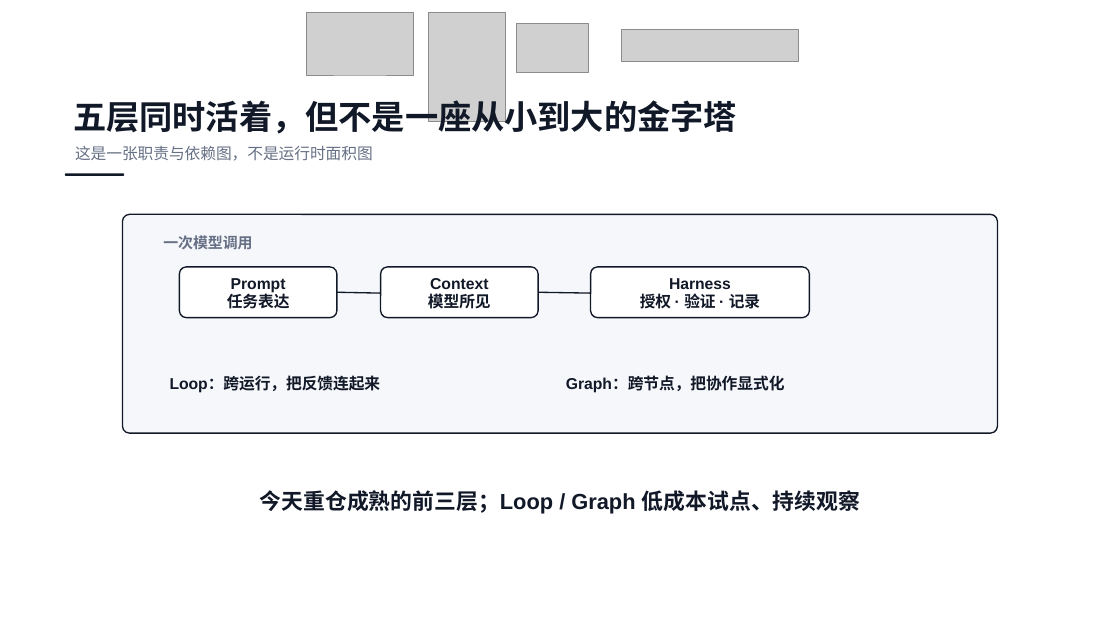
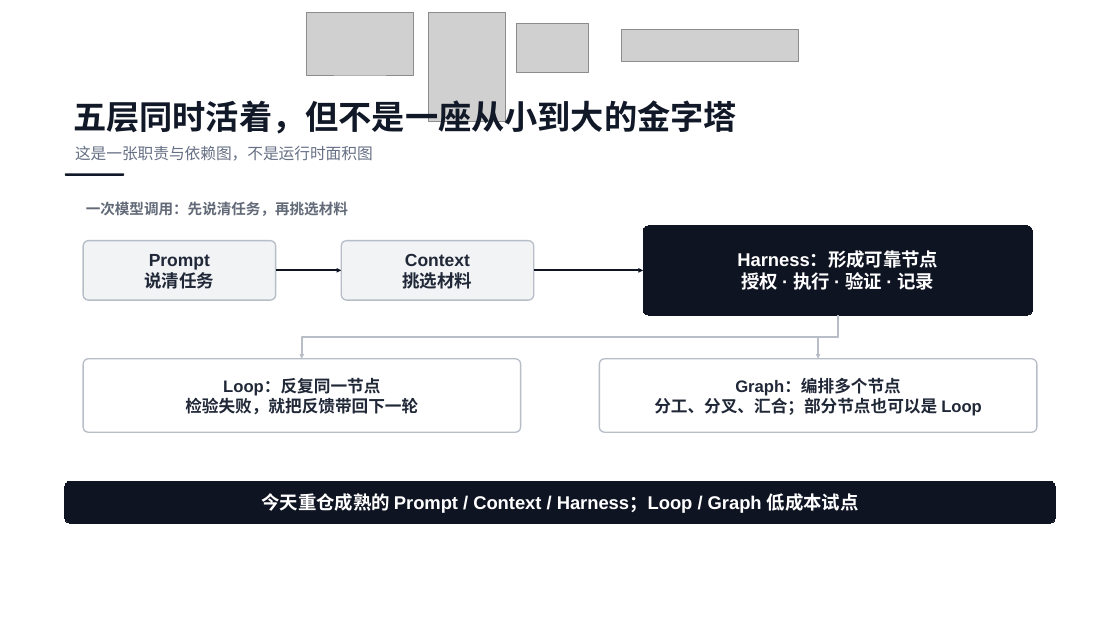
Before and after one commit to ethan-jiang-1/ai_dev_sdlc_aidc, a slide deck: slide 8 of talk-ai-coding-evolution/05_output/v3/OPC航海指南-harness-v3.pptx. Drawn at 1120x630 pixels with LibreOffice and Linux fonts; fonts in the diff are those of the drawing; grey boxes stand for pictures. Boxes give left, top, right and bottom in pixels: in the first picture for what was removed or moved away, otherwise in the second. Text is boxed around its words. In the diff, an @@ line names an element or a change of style, - is before the commit and + after.

```diff
--- a/talk-ai-coding-evolution/05_output/v3/OPC航海指南-harness-v3.pptx
+++ b/talk-ai-coding-evolution/05_output/v3/OPC航海指南-harness-v3.pptx
@@ text at (86, 201, 348, 216): text changed; size 12.8 to 12.5 pt; text colour #667085 to #626A78 @@
-一次模型调用
+一次模型调用：先说清任务，再挑选材料
@@ rounded rectangle removed at (123, 214, 998, 433) @@
@@ rounded rectangle "Harness：形成可靠节点": place and size @@
-rounded rectangle "Harness：形成可靠节点" at (591, 267, 809, 318)
+rounded rectangle "Harness：形成可靠节点" at (644, 226, 1033, 315)
@@ rounded rectangle "Harness：形成可靠节点" at (644, 226, 1033, 315): fill #FFFFFF to #0F1423; outline #111827 1.13 pt to #0F1423 0 pt; proportions changed @@
@@ rounded rectangle "Prompt": place and size @@
-rounded rectangle "Prompt" at (180, 267, 338, 318)
+rounded rectangle "Prompt" at (83, 240, 276, 300)
@@ rounded rectangle "Prompt" at (83, 240, 276, 300): fill #FFFFFF to #F1F3F5; outline #111827 1.13 pt to #B8BEC8 1.13 pt; proportions changed @@
@@ text in rounded rectangle at (149, 254, 210, 270): size 13.5 to 15 pt, text colour #111827 to #202737 in "Prompt" @@
@@ rounded rectangle added at (341, 240, 534, 300), fill #F1F3F5, outline #B8BEC8 1.13 pt, 15 pt, text #202737, bold @@
+Context
+挑选材料
@@ rounded rectangle removed at (381, 267, 539, 318) @@
-Context
-模型所见
@@ text in rounded rectangle at (737, 252, 938, 290): text changed; size 13.5 to 15.8 pt; text colour #111827 to #FFFFFF @@
-Harness
-授权 · 验证 · 记录
+Harness：形成可靠节点
+授权 · 执行 · 验证 · 记录
@@ text in rounded rectangle at (144, 272, 214, 289): text changed; size 13.5 to 15 pt; text colour #111827 to #202737 @@
-任务表达
+说清任务
@@ line moved from (337, 292) - (381, 293) to (276, 271) - (341, 271) @@
@@ line (276, 271) - (341, 271): line to arrow; stroke #111827 1.13 pt to #0F1423 1.5 pt @@
@@ arrow added from (534, 271) to (644, 271), #0F1423 1.5 pt @@
@@ line removed from (539, 292) to (591, 293) @@
@@ elbow arrow added from (838, 315) to (302, 359), #B8BEC8 1.5 pt @@
@@ elbow arrow added from (838, 315) to (818, 359), #B8BEC8 1.5 pt @@
@@ rounded rectangle added at (83, 359, 521, 433), fill #FFFFFF, outline #B8BEC8 1.13 pt, 14.2 pt, text #202737, bold @@
+Loop：反复同一节点
+检验失败，就把反馈带回下一轮
@@ rounded rectangle added at (600, 359, 1038, 433), fill #FFFFFF, outline #B8BEC8 1.13 pt, 14.2 pt, text #202737, bold @@
+Graph：编排多个节点
+分工、分叉、汇合；部分节点也可以是 Loop
@@ text removed at (170, 376, 381, 393) @@
-Loop：跨运行，把反馈连起来
@@ text removed at (566, 376, 785, 393) @@
-Graph：跨节点，把协作显式化
@@ rounded rectangle "今天重仓成熟的 Prompt / Context / ...": place and size @@
-rounded rectangle "今天重仓成熟的 Prompt / Context / ..." at (260, 490, 860, 514)
+rounded rectangle "今天重仓成熟的 Prompt / Context / ..." at (65, 481, 1055, 523)
@@ rounded rectangle "今天重仓成熟的 Prompt / Context / ..." at (65, 481, 1055, 523): fill none to #0F1423; outline none to #0F1423 0 pt @@
@@ text in rounded rectangle at (261, 493, 859, 513): text changed; size 18.8 to 15.8 pt; text colour #111827 to #FFFFFF @@
-今天重仓成熟的前三层；Loop / Graph 低成本试点、持续观察
+今天重仓成熟的 Prompt / Context / Harness；Loop / Graph 低成本试点
```
Also in this commit, not shown: 17 other slides changed, 2 slides added, 2 slides removed, 2 other files.
